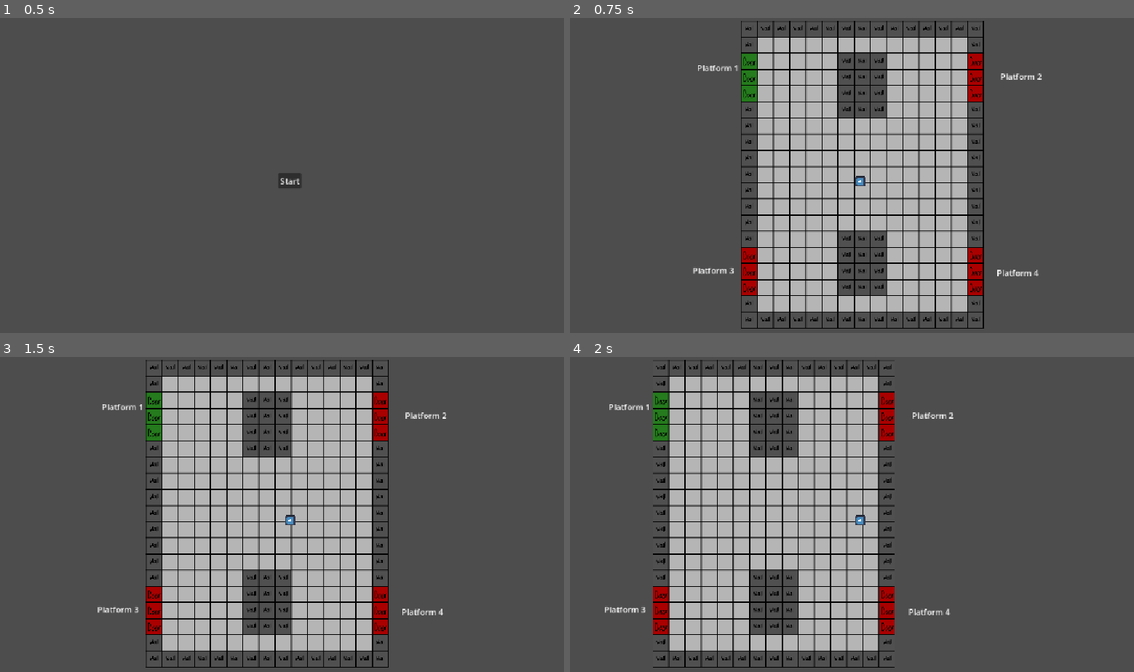
Above: before the commit, frames 1-4 (two rows, left to right).
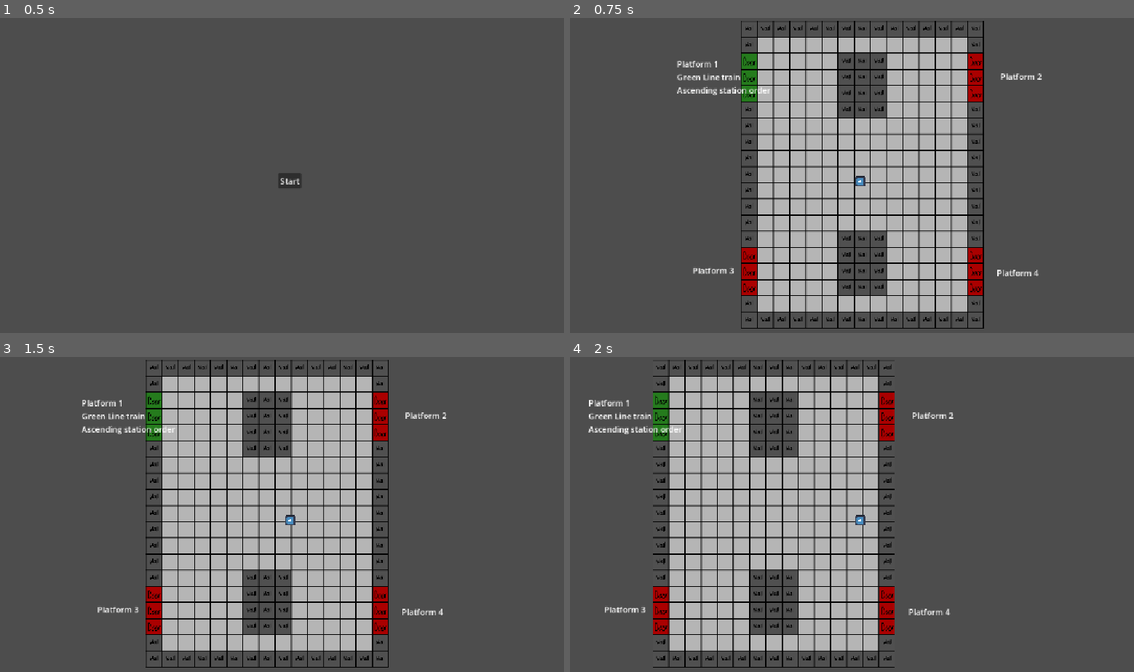
Above: after the commit, the same moments.

Repository: Kcirtapin/P3-Puzzle-Game
Game: Godot game, scene res://Controller/main.tscn
The game is run twice, just before and just after one commit, with the same random seed, the same clock (stepped at 60 frames per second) and the same inputs. The engine's default icon, where the game draws it, is replaced by a stand-in: a white triangle on a blue panel in a dark square.
Inputs:
- Up to frame 1 (0.5 s): no input
- Up to frame 2 (0.75 s): click "Start" at 0.5 s
- Up to frame 3 (1.5 s): tap Enter at 1.25 s; hold D (right) from 1.28 s (still down)
- Up to frame 4 (2 s): keep holding D (right)

Frame 1 is identical in both runs. In frame 2, 0.5% of the frame differs, in the area x 18-36%, y 13-25%; in frame 3, 0.5%; in frame 4, 0.5%, in the area x 3-20%, y 13-25%.

Commit message:
Add label descriptions for platforms

Diff:
--- a/Rooms/platform_room.gd
+++ b/Rooms/platform_room.gd
@@ -3,6 +3,7 @@
 signal move_to_train(train)
 
 var transition_list:Array = [null,[],[],[],[]]
+@onready var label_list:Array = [null,$Platform1,$Platform2,$Platform3,$Platform4]
 
 func _ready() -> void:
 	player_start_position = Vector2(300,350)
@@ -33,7 +34,18 @@
 		set_cell(Vector2(x_pos,y_pos+tile),SOURCE_ID,atlas_coord)
 
 	transition_list[platform_num] = train
+	change_platform_label(platform_num,train)
 
+func change_platform_label(plat:int,train:Array=[]) -> void:
+	if plat >= 1 and plat <= 4:
+		if train == []:
+			label_list[plat].text = "Platform " + str(plat)
+		else:
+			if train[1] == 1:
+				label_list[plat].text = "Platform " + str(plat) + "\n" + train[3].split("-")[0] + " Line train\nAscending station order"
+			else:
+				label_list[plat].text = "Platform " + str(plat) + "\n" + train[3].split("-")[0] + " Line train\nDescending station order"
+	pass
 
 func _on_door_1_body_entered(_body: Node2D) -> void:
 	move_to_train.emit(transition_list[1])
--- a/Rooms/platform_room.tscn
+++ b/Rooms/platform_room.tscn
@@ -62,10 +62,10 @@
 debug_color = Color(0, 0.63909364, 0.37396774, 0.41960785)
 
 [node name="Platform1" type="Label" parent="." unique_id=171937794]
-offset_left = -23.0
-offset_top = 113.0
-offset_right = 58.0
-offset_bottom = 136.0
+offset_left = -63.0
+offset_top = 105.0
+offset_right = 18.0
+offset_bottom = 128.0
 text = "Platform 1"
 
 [node name="Platform2" type="Label" parent="." unique_id=471157497]
